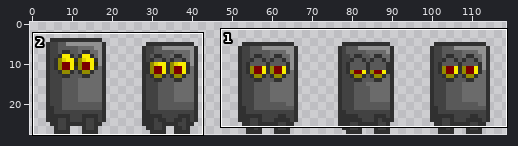
Two versions of one sprite sheet, diplom/Assets/CourseAssets/Textures/Sprites/Enemies/SlimeBlock/SlimeBlockIdleDown.png. The first picture is a wide view before the edit; the outline marks the close-up.
Close-up. First the earlier version:
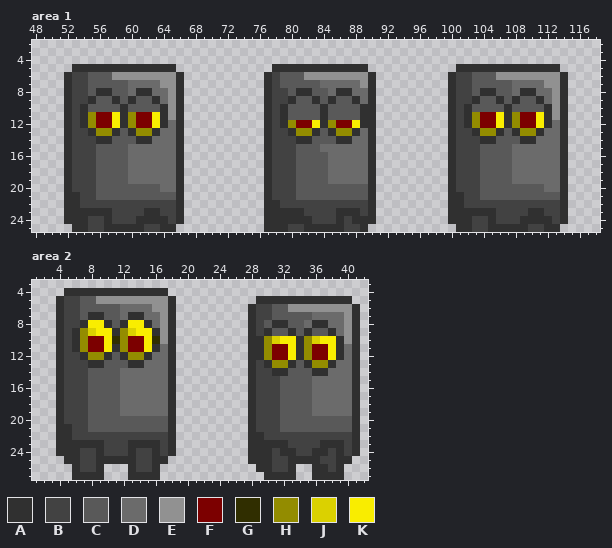
The file is 120x28 pixels. Colours within 5 levels of each other are drawn and written as one. Shown: area 1: x 48..118, y 2..25; area 2: x 1..42, y 3..27. The wide view leaves out empty margins.
Palette (. is transparent): A #303030  B #424242  C #595959  D #6b6b6b  E #919191  F #7c0000  G #302e00  H #938c00  J #dbd100  K #f9ed00
Now the later version:
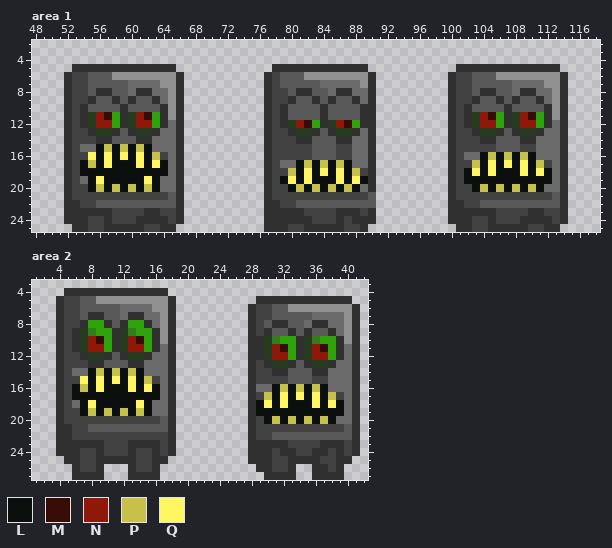
Colours new in this view: L #0b100e  M #380c06  N #8f1809  P #c7c14c  Q #fff761
The author wrote: попытка придумать что-то для прямоугольника...
The edit:
@@ palette @@
-H #938c00
+H #263b1f
-J #dbd100
+J #347d1e
-K #f9ed00
+K #2ea40a
--- area 1
@@ x 48..118 @@
 10 ....ABACCCCACCCCAEA..........ABACCCCACCCCAA.........ABACCCCACCCCAEA....
-11 ....ABAHFFKAHFFKAEA..........ABACCCCACCCCAA.........ABAHFFKAHFFKAEA....
-12 ....ABAHFFKAHFFKADA..........ABAHFFKAHFFKAA.........ABAHFFKAHFFKADA....
+11 ....ABAHNMKAHNMKAEA..........ABACCCCACCCCAA.........ABAHNMKAHNMKAEA....
+12 ....ABAHNNKAHNNKADA..........ABAHNMKAHNMKAA.........ABAHNNKAHNNKADA....
 13 ....ABBAHHACAHHADDA..........ABBAHHACAHHADA.........ABBAHHACAHHADDA....
 14 ....ABBBAACCCAADDDA..........ABBBAACCCAADDA.........ABBBAACCCAADDDA....
-15 ....ABBBCCCCDDDDDDA..........ABBBCCCDDDDDDA.........ABBBCCCCDDDDDDA....
-16 ....ABBBCCCCDDDDDDA..........ABBBCCCCDDDDDA.........ABBBCCCCDDDDDDA....
-17 ....ABBBCCCCDDDDDDA..........ABBBCCCCDDDDDA.........ABBBCCCCDDDDDDA....
-18 ....ABBBCCCCDDDDDDA..........ABBBCCCCDDDDDA.........ABBBCCCCDDDDDDA....
-19 ....ABBBCCCCDDDDDDA..........ABBBCCCCDDDDDA.........ABBBCCCCDDDDDDA....
-20 ....ABBBCCCCCCCCDDA..........ABBBCCCCCCCCCA.........ABBBCCCCCCCCDDA....
-21 ....AABBCCCCCCCCCCA..........ABBBCCCCCCCCCA.........AABBCCCCCCCCCCA....
-22 ....AABBBBBBBBBBBBA..........AABBBBBBBBBBBA.........AABBBBBBBBBBBBA....
+15 ....ABDDLPLPLPLDDDA..........ABBBBBCCCBBDDA.........ABBBBBCCCBBDDDA....
+16 ....ABBQLQLQLQLPBDA..........ABBBBBCCCBBDDA.........ABDDLPLPLPLDDDA....
+17 ....ABLPLQLLLQLQLDA..........ABDDLPLPLPLDDA.........ABBPLQLQLQLPBDA....
+18 ....ABLLLLLLLLLLLDA..........ABBPLQLQLQLPBA.........ABLQLQLLLQLQLDA....
+19 ....ABDLQLLLLLQLDDA..........ABLQLQLLLQLQLA.........ABLLLLLLLLLLLDA....
+20 ....ABBLPLPLPLPLDDA..........ABBLPLPLPLPLDA.........ABBLPLPLPLPLDDA....
+21 ....ABBBBBBBBBBBBCA..........ABBBBBBBBBBBBC.........ABBBBBBBBBBBBCA....
+22 ....AABBCCCCCCCCCCA..........AABBCCCCCCCCCC.........AABBCCCCCCCCCCA....
 23 ....AAAAAABBBBAABBA..........AAAAABBBBAAABA.........AAAAAABBBBAABBA....
--- area 2
@@ x 1..42 @@
  9 ...ABAHJKKAHJKKAEA.........ABACCACACCADEA.
-10 ...ABAHFFKGHFFKGEA.........AAHJKKAHJKKAEA.
-11 ...ABAHFFKAHFFKADA.........AAHFFKAHFFKADA.
-12 ...ABBAHHACAHHADDA.........AAHFFKAHFFKADA.
+10 ...ABAHNMKAHNMKAEA.........AAHJKKAHJKKAEA.
+11 ...ABAHNNKAHNNKADA.........AAHNMKAHNMKADA.
+12 ...ABBAHHACAHHADDA.........AAHNNKAHNNKADA.
 13 ...ABBBAACCCAADDDA.........ABAHHACAHHADDA.
-14 ...ABBBCCCCDDDDDDA.........ABBAACCCAADDDA.
-15 ...ABBBCCCCDDDDDDA.........ABBBCCCCDDDDDA.
-16 ...ABBBCCCCDDDDDDA.........ABBBCCCCDDDDDA.
-17 ...ABBBCCCCDDDDDDA.........ABBBCCCCDDDDDA.
-18 ...ABBBCCCCDDDDDDA.........ABBBCCCCDDDDDA.
-19 ...ABBBCCCCDDDDDDA.........ABBBCCCCDDDDDA.
-20 ...ABBBCCCCCCCCCCA.........ABBBCCCCCCCCCA.
-21 ...AABBCCCCCCCCCCA.........ABBBCCCCCCCCCA.
-22 ...AABBBBBBBBBBBBA.........AABBBBBBBBBBBA.
+14 ...ABDDLPLPLPLDDDA.........ABBAACCCAADDDA.
+15 ...ABBQLQLQLQLPBDA.........ABBBBCCCBBDDDA.
+16 ...ABLPLQLLLQLQLDA.........ADDLPLPLPLDDDA.
+17 ...ABLLLLLLLLLLLDA.........ABPLQLQLQLPBDA.
+18 ...ABDLQLLLLLQLDDA.........ALQLQLLLQLQLDA.
+19 ...ABBLPLPLPLPLDDA.........ALLLLLLLLLLLDA.
+20 ...ABBBBBBBBBBBBCA.........ABLPLPLPLPLDDA.
+21 ...AABBCCCCCCCCCCA.........ABBBBBBBBBBBCA.
+22 ...AABBBBBBBBBBBBA.........ABBCCCCCCCCCCA.
 23 ...AAAAAABBBAAAABA.........AAAAABBBBAAABA.
Changed places in both close-ups, as pixel boxes (x1, y1, x2, y2):
changed: (72, 112, 176, 208)
changed: (456, 112, 560, 208)
changed: (280, 120, 376, 208)
changed: (72, 320, 160, 424)
changed: (256, 336, 352, 440)
